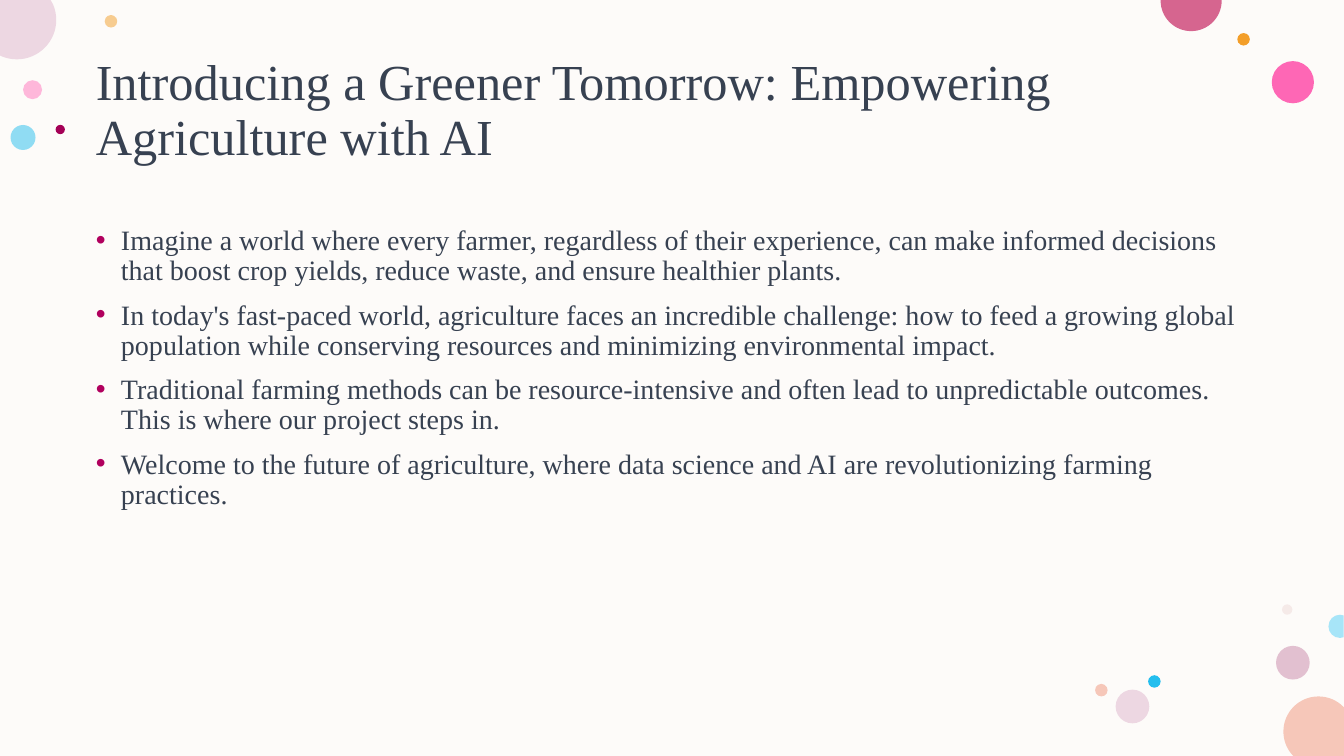
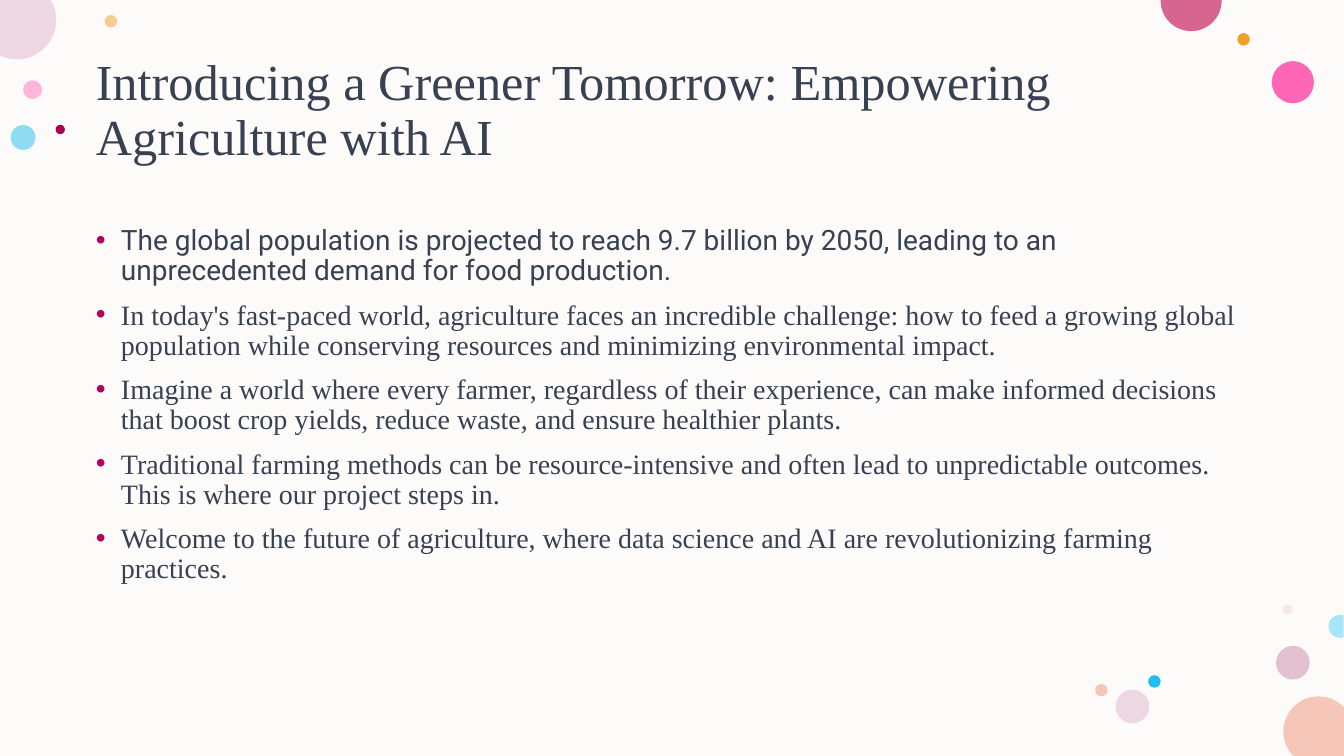
Before and after one commit to chandana341/DSCapstone, a slide deck: slide 2 of AgriAdvisor.pptx. Drawn at 1344x756 pixels with LibreOffice and Linux fonts; fonts in the diff are those of the drawing. Boxes give left, top, right and bottom in pixels: in the first picture for what was removed or moved away, otherwise in the second. Text is boxed around its words. In the diff, an @@ line names an element or a change of style, - is before the commit and + after.

```diff
--- a/AgriAdvisor.pptx
+++ b/AgriAdvisor.pptx
@@ text at [121, 229, 1235, 360]: paragraphs added @@
+• The global population is projected to reach 9.7 billion by 2050, leading to an unprecedented demand for food production.
+• In today's fast-paced world, agriculture faces an incredible challenge: how to feed a growing global population while conserving resources and minimizing environmental impact.
```
Also in this commit, not shown: 3 other slides changed, 4 slides added.
